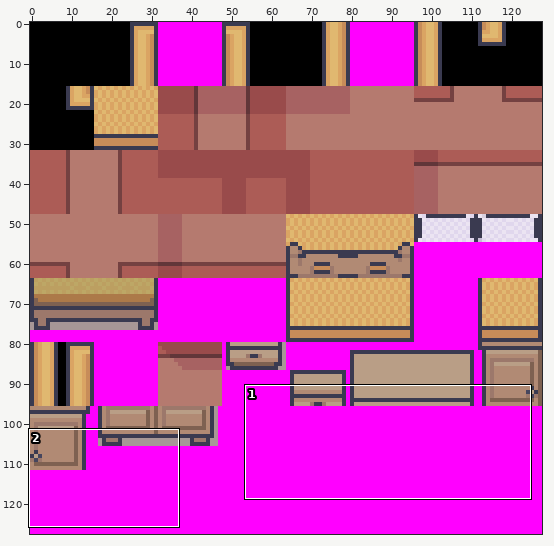
Two states of a sprite sheet, tools/porytiles/raw/primary/SSPathfinder/middle.png. Above: a wide view before the commit, with the close-up outlined.
Close-up. As it was:
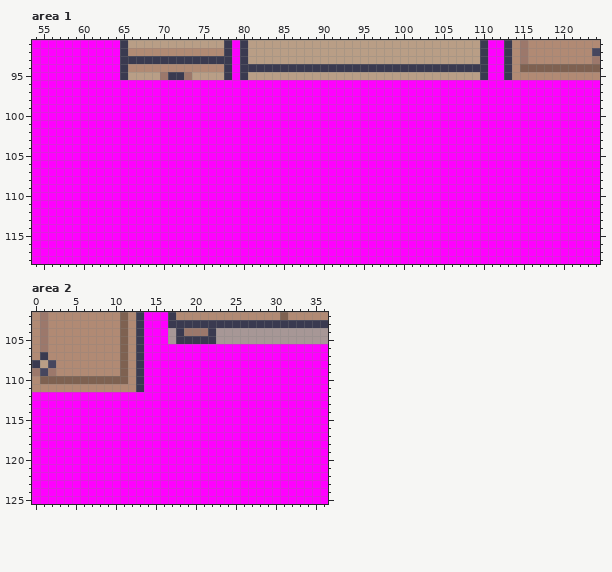
The file is 128x128 pixels. Shown: area 1: x 54..124, y 91..118; area 2: x 0..36, y 102..125.
Now the later version:
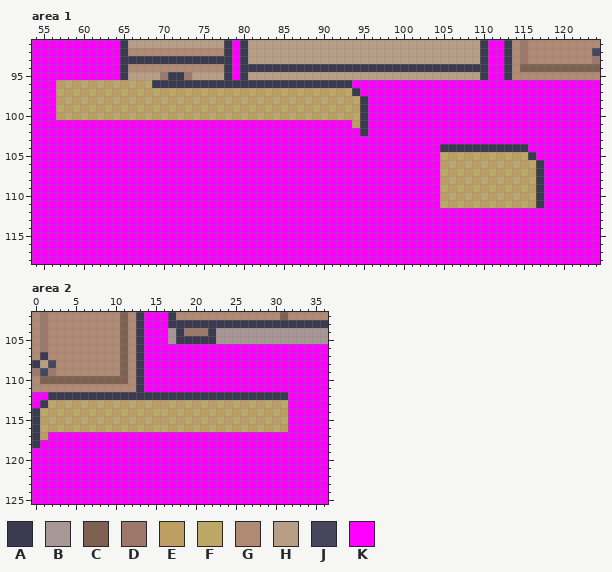
Palette (. is transparent): A #3a3a50  B #a79796  C #7e6151  D #9c786b  E #bc9f61  F #bda766  G #b18a74  H #b99e86  J #46465e  K #ff00ff
The edit:
Area 1:
y 96: x 57..93 KKKKKKKKKKKKKKKKKKKKKKKKKKKKKKKKKKKKK -> EFEFEFEFEFEFAAAAAAAAAAAAAAAAAAAAAAAAA
y 97: x 57..94 KKKKKKKKKKKKKKKKKKKKKKKKKKKKKKKKKKKKKK -> FEFEFEFEFEFEFEFEFEFEFEFEFEFEFEFEFEFEFA
y 98: x 57..95 KKKKKKKKKKKKKKKKKKKKKKKKKKKKKKKKKKKKKKK -> EFEFEFEFEFEFEFEFEFEFEFEFEFEFEFEFEFEFEFA
y 99: x 57..95 KKKKKKKKKKKKKKKKKKKKKKKKKKKKKKKKKKKKKKK -> FEFEFEFEFEFEFEFEFEFEFEFEFEFEFEFEFEFEFEA
y 100: x 57..95 KKKKKKKKKKKKKKKKKKKKKKKKKKKKKKKKKKKKKKK -> EFEFEFEFEFEFEFEFEFEFEFEFEFEFEFEFEFEFEFA
y 101: x 94..95 KK -> EA
y 102: x 95 K -> A
y 104: x 105..115 KKKKKKKKKKK -> AAAAAAAAAAA
y 105: x 105..116 KKKKKKKKKKKK -> FEFEFEFEFEFA
y 106: x 105..117 KKKKKKKKKKKKK -> EFEFEFEFEFEFA
y 107: x 105..117 KKKKKKKKKKKKK -> FEFEFEFEFEFEA
y 108: x 105..117 KKKKKKKKKKKKK -> EFEFEFEFEFEFA
y 109: x 105..117 KKKKKKKKKKKKK -> FEFEFEFEFEFEA
y 110: x 105..117 KKKKKKKKKKKKK -> EFEFEFEFEFEFA
y 111: x 105..117 KKKKKKKKKKKKK -> FEFEFEFEFEFEA
Area 2:
y 112: x 2..31 KKKKKKKKKKKKKKKKKKKKKKKKKKKKKK -> AAAAAAAAAAAAAAAAAAAAAAAAAAAAAA
y 113: x 1..31 KKKKKKKKKKKKKKKKKKKKKKKKKKKKKKK -> AFEFEFEFEFEFEFEEFEFEFEFEFEFEFEF
y 114: x 0..31 KKKKKKKKKKKKKKKKKKKKKKKKKKKKKKKK -> AFEFEFEFEFEFEFEFFEFEFEFEFEFEFEFE
y 115: x 0..31 KKKKKKKKKKKKKKKKKKKKKKKKKKKKKKKK -> AEFEFEFEFEFEFEFEEFEFEFEFEFEFEFEF
y 116: x 0..31 KKKKKKKKKKKKKKKKKKKKKKKKKKKKKKKK -> AFEFEFEFEFEFEFEFFEFEFEFEFEFEFEFE
y 117: x 0..1 KK -> AE
y 118: x 0 K -> A
